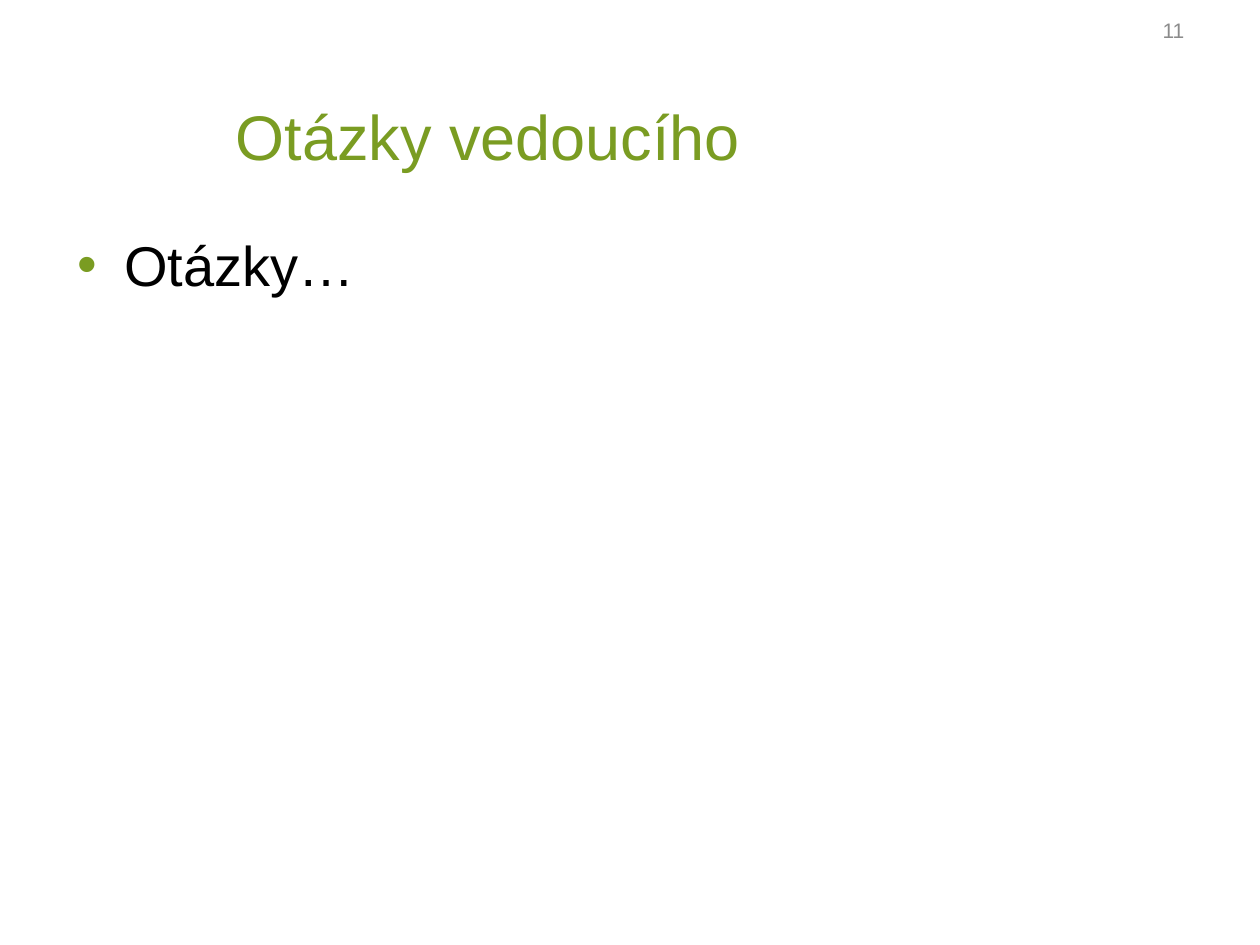
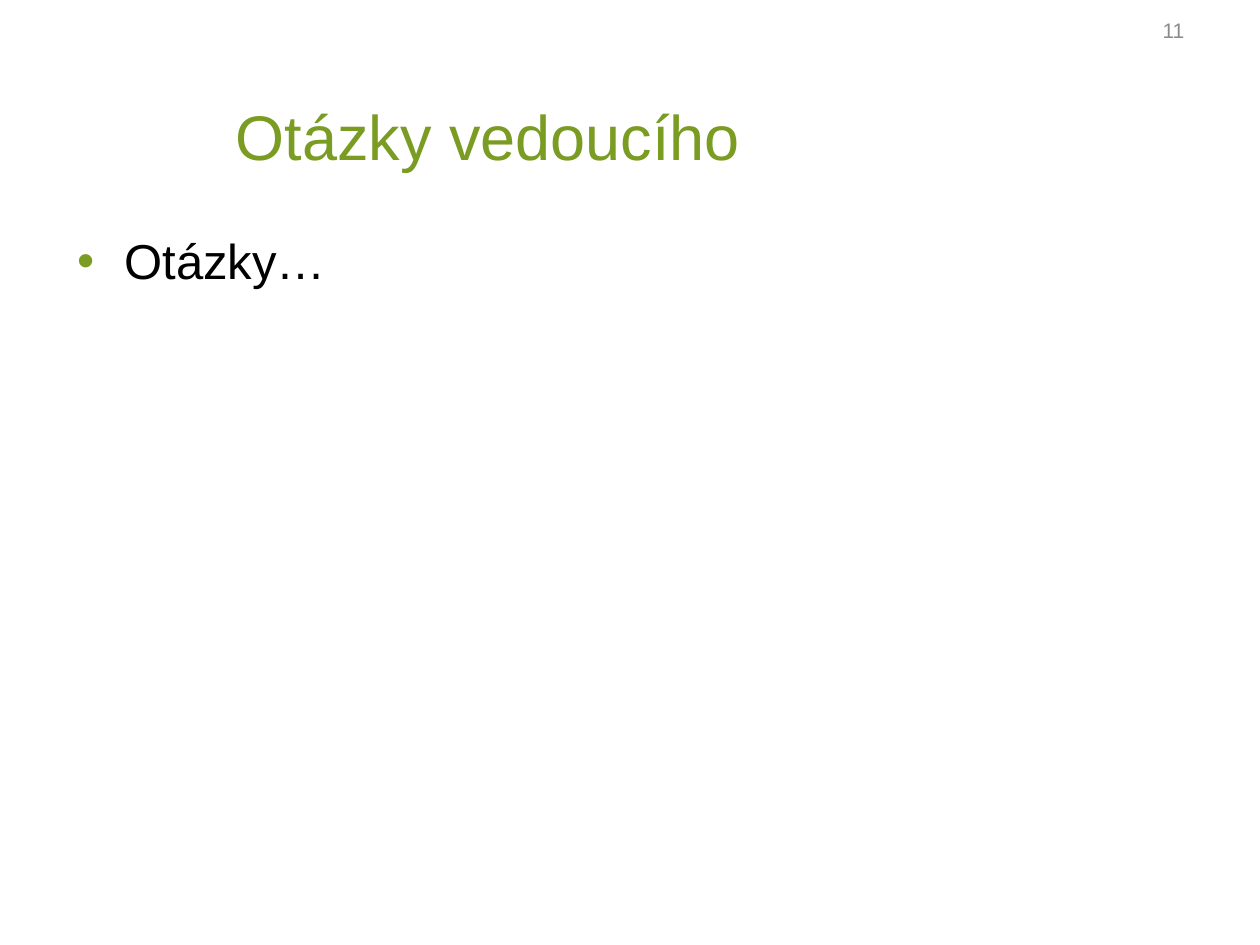
Before and after one commit to Erumoico42/diplomova_prace, a slide deck: slide 11 of prezentace_mikulik.pptx. Drawn at 1260x945 pixels with LibreOffice and Linux fonts; fonts in the diff are those of the drawing; background and template pictures are left out. Boxes give left, top, right and bottom in pixels: in the first picture for what was removed or moved away, otherwise in the second. Text is boxed around its words. In the diff, an @@ line names an element or a change of style, - is before the commit and + after.

```diff
--- a/prezentace_mikulik.pptx
+++ b/prezentace_mikulik.pptx
@@ text "Otázky…" at (x1=124, y1=243, x2=325, y2=289): size 32 to 28 pt @@
```
Also in this commit, not shown: 6 other slides changed, 20 other files.
